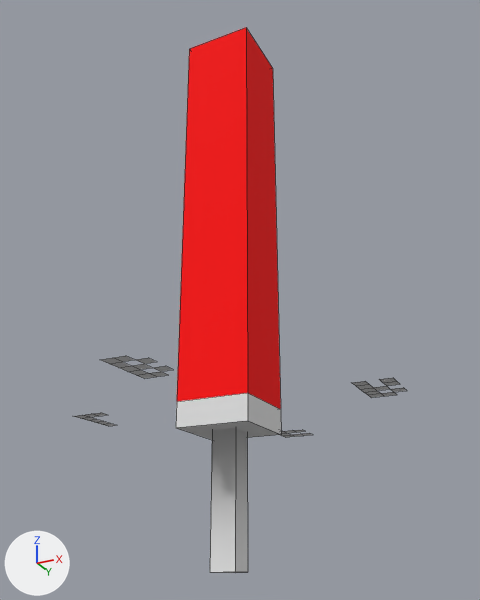
Renders of the OBJ model src/main/resources/assets/tolaserblade/models/item/laser_blade.obj from each side of a commit.
Both versions are drawn from a 50 mm camera at (0.736, -1.418, 0.008) aimed at (0.011, 0.032, 0.661). Lighting does not change. The marker at lower left points along +X, +Y and +Z. Mesh edges are drawn as thin lines. Where no turn or scale is listed for an object, it has been applied to the vertices. Vertices at the same position are counted once.

In view in the first picture: 'laser_blade'.
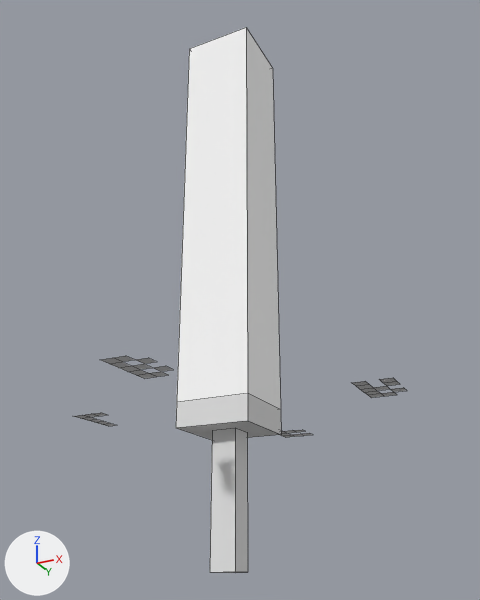
Changed parts and their boxes (x1, y1, x2, y2) in the pictures (480 x 600 px; the box of a moved part takes in the faces that stretch with it):
part 1 of me_laser_blade, moved or reshaped: (210, 428, 248, 573) in both
part 2 of me_laser_blade, recoloured (red to white): (177, 28, 281, 409) in both

Edits to the bpy script that builds the scene:
```text
Add mat_mat_blade_halo_1:
    mat_mat_blade_halo_1 = principled_material('mat_Blade_halo_1')
    mat_mat_blade_halo_1.base_color = (1.0, 1.0, 1.0)  # white #ffffff
    mat_mat_blade_halo_1.roughness = 1.0
Add mat_mat_blade_halo_2:
    mat_mat_blade_halo_2 = principled_material('mat_Blade_halo_2')
    mat_mat_blade_halo_2.base_color = (1.0, 1.0, 1.0)  # white #ffffff
    mat_mat_blade_halo_2.roughness = 1.0
Change me_laser_blade:
    used by ob_laser_blade; location = (0.0, 0.0, 0.0)
    verts and faces of me_laser_blade; kept vertices keep their numbers, new ones are numbered from 117
    before: 0 (-0.031, -0.031, 0.375), 1 (-0.031, -0.031, 0.0) at pixel (209, 572), 2 (0.031, -0.031, 0.375), 3 (0.031, -0.031, 0.0) at pixel (235, 572), 4 (0.031, 0.031, 0.375)
    before: 5 (0.031, 0.031, 0.0) at pixel (247, 572), 6 (-0.031, 0.031, 0.375), 7 (-0.031, 0.031, 0.0) at pixel (223, 572)
    remove me_laser_blade.from_pydata(...)  # 117 vertices, 65 faces; spans x -0.42..0.42, y -0.45..0.45, z 0.0..1.438
    add me_laser_blade.from_pydata(...)  # 121 vertices, 65 faces; spans x -0.42..0.42, y -0.45..0.45, z 0.0..1.438
    me_laser_blade part 1
    add delete_faces([(0, 1, 3, 2), (2, 3, 5, 4), (4, 5, 7, 6), (0, 6, 7, 1)])
    add for new, old in zip([*range(117, 121)], [1, 3, 5, 7]): verts[new] = verts[old] + (0.0, 0.0, 0.312)
    add faces += [(1, 3, 118, 117), (3, 5, 119, 118), (5, 7, 120, 119), (1, 117, 120, 7)]  # mat_mat_hilt (light grey #e1e1e1)
    me_laser_blade part 2: 6 faces spanning x -0.094..0.094, y -0.094..0.094, z 0.375..1.438 switch from mat_mat_blade_halo (red #ff0000) to mat_mat_blade_halo_2 (white #ffffff)
    add me_laser_blade.materials.append(mat_mat_blade_halo_1)  # white #ffffff
```
